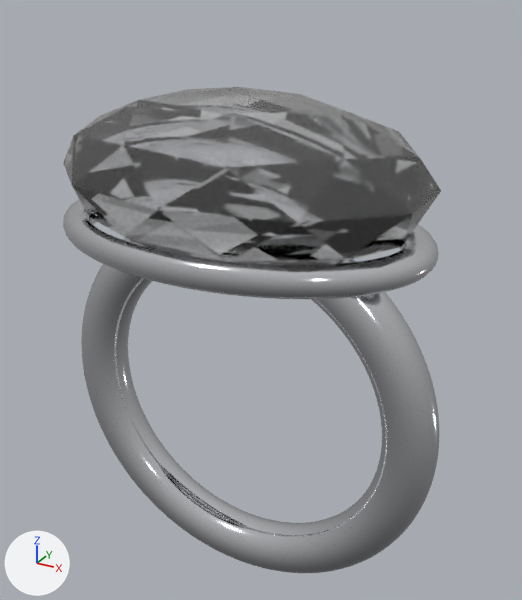
The glTF model site/ring.glb, before and after one commit.
The view is the same before and after, from a camera (50 mm lens) standing at (0.0172, -0.0291, 0.0207) and looking at (0.0006, 0.0011, 0.0056). Arrows for +X, +Y and +Z are at lower left; the lights stay in place. The older version comes first. Where no turn or scale is listed for an object, it has been applied to the vertices. Vertices at exactly the same position are counted once.

Before the edit, the objects in view are built like this:
```python
me_icosphere = bpy.data.meshes.new('Icosphere')
me_icosphere.from_pydata(...)  # an icosphere of 80 faces spanning x -0.0091..0.0091, y -0.0064..0.0064, z -0.0041..0.0041
me_icosphere.materials.append(mat_diamond)  # white #fcfdff
me_torus = bpy.data.meshes.new('Torus')
me_torus.from_pydata(...)  # 10240 vertices, 20480 faces; spans x -0.0107..0.0107, y -0.0107..0.0107, z -0.0014..0.0014
me_torus.materials.append(mat_whitegold)  # white #eaebef
me_torus_001 = bpy.data.meshes.new('Torus.001')
me_torus_001.from_pydata(...)  # 1024 vertices, 2048 faces; spans x -0.0097..0.0097, y -0.0065..0.0065, z -0.0007..0.0007
me_torus_001.materials.append(mat_whitegold)  # white #eaebef
ob_band = bpy.data.objects.new('Band', me_torus)
ob_band.location = (0.0, 0.0, 0.0)
ob_band.rotation_euler = (1.571, 0.0, 0.0)  # degrees (90, 0, 0)
ob_bezel = bpy.data.objects.new('Bezel', me_torus_001)
ob_bezel.location = (0.0, 0.0, 0.0096)
ob_centeroval = bpy.data.objects.new('CenterOval', me_icosphere)
ob_centeroval.location = (0.0, 0.0, 0.01228)
```
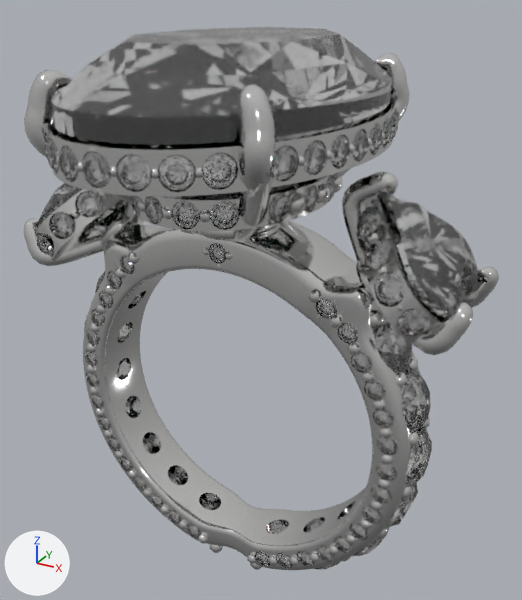
Location of each change, (x1, y1, x2, y2) in pixels of the pictures (522 x 600 px):
'CenterOval', deleted
    before: (63, 87, 441, 265)
'Shank', added
    after: (83, 221, 427, 570)
'Band', reshaped, moved, turned
    before: (81, 237, 439, 573)
    after: (84, 271, 432, 570)
'Diamond_Center_Oval', added
    after: (51, 27, 392, 148)
'Bezel', deleted
    before: (63, 199, 439, 299)
'CenterProngs', added
    after: (24, 53, 409, 242)
'Diamonds_Heart', added
    after: (36, 183, 481, 317)
'Diamonds_1.3mm', added
    after: (45, 107, 399, 192)
'GalleryRail', added
    after: (48, 96, 396, 197)
'Diamonds_1.0mm', added
    after: (85, 243, 398, 568)
'PaveBeads', added
    after: (49, 127, 439, 570)
'HeartProngs', added
    after: (23, 172, 499, 355)
'HeartRail', added
    after: (35, 189, 479, 343)
'Diamonds_1.4mm', added
    after: (37, 191, 473, 336)
'Diamonds_1.2mm', added
    after: (131, 172, 339, 229)
'LowerRail', added
    after: (135, 174, 335, 231)
'HeartBase', added
    after: (99, 214, 375, 300)
'BaseRing', added
    after: (197, 223, 279, 241)
part 1 of me_torus, deleted
    before: (81, 237, 439, 573)
part 2 of me_torus, added
    after: (84, 271, 432, 570)

Edits to the bpy script that builds the scene:
```text
Change me_torus:
    used by ob_band; location = (0.0, 0.0, 0.0); rotation_euler = (1.571, 0.0, 0.0), in degrees (90, 0, 0)
    remove me_torus.from_pydata(...)  # 10240 vertices, 20480 faces; spans x -0.0107..0.0107, y -0.0107..0.0107, z -0.0014..0.0014
    remove me_torus.materials.append(mat_whitegold)  # white #eaebef
    add me_torus.from_pydata(...)  # 1260 vertices, 2464 faces; spans x -10.2674..10.2674, y -1.5..1.5, z -10.0885..6.7115
    me_torus part 1: 10240 vertices removed from x -0.0107..0.0107, y -0.0107..0.0107, z -0.0014..0.0014
    me_torus part 2: 1260 vertices added at x -10.2674..10.2674, y -1.5..1.5, z -10.0885..6.7115
    add me_torus.materials.append(mat_diamond)  # white #ffffff
Change ob_band:
    add ob_band.parent = ob_ringroot
    ob_band.rotation_euler: (1.571, 0.0, 0.0) -> (0.0, 0.0, 0.0)  # degrees (90, 0, 0) -> degrees (0, 0, 0)
Remove ob_centeroval:
    ob_centeroval = bpy.data.objects.new('CenterOval', me_icosphere)
Remove ob_bezel:
    ob_bezel = bpy.data.objects.new('Bezel', me_torus_001)
Add ob_ringroot:
    ob_ringroot = bpy.data.objects.new('RingRoot', None)
    ob_ringroot.location = (0.0, 0.0, 0.0)
    ob_ringroot.scale = (0.001, 0.001, 0.001)
Add ob_shank:
    ob_shank = bpy.data.objects.new('Shank', me_shank)  # 13522 vertices, 27099 faces; spans x -0.0098..0.0098, y -0.0021..0.0021, z -0.0096..0.0101; in mat_whitegold18k (white #efefed)
    ob_shank.location = (0.0, 0.0, 0.0)
Add ob_pavebeads:
    ob_pavebeads = bpy.data.objects.new('PaveBeads', me_pavebeads)  # 5304 vertices, 9984 faces; spans x -0.0106..0.0106, y -0.0099..0.0099, z -0.0105..0.0148; in mat_whitegold18k (white #efefed)
    ob_pavebeads.location = (0.0, 0.0, 0.0)
Add ob_lowerrail:
    ob_lowerrail = bpy.data.objects.new('LowerRail', me_lowerrail)  # 2216 vertices, 4496 faces; spans x -0.0043..0.0043, y -0.0058..0.0058, z 0.01135..0.01265; in mat_whitegold18k (white #efefed)
    ob_lowerrail.location = (0.0, 0.0, 0.0)
Add ob_heartrail:
    ob_heartrail = bpy.data.objects.new('HeartRail', me_heartrail)  # 3156 vertices, 6400 faces; spans x -0.0113..0.0113, y -0.0033..0.0033, z 0.0067..0.0125; in mat_whitegold18k (white #efefed)
    ob_heartrail.location = (0.0, 0.0, 0.0)
Add ob_heartprongs:
    ob_heartprongs = bpy.data.objects.new('HeartProngs', me_heartprongs)  # 1812 vertices, 3600 faces; spans x -0.012..0.012, y -0.0031..0.0031, z 0.0067..0.0133; in mat_whitegold18k (white #efefed)
    ob_heartprongs.location = (0.0, 0.0, 0.0)
Add ob_heartbase:
    ob_heartbase = bpy.data.objects.new('HeartBase', me_heartbase)  # 800 vertices, 1600 faces; spans x -0.0085..0.0085, y -0.0014..0.0014, z 0.0074..0.0096; in mat_whitegold18k (white #efefed)
    ob_heartbase.location = (0.0, 0.0, 0.0)
Add ob_galleryrail:
    ob_galleryrail = bpy.data.objects.new('GalleryRail', me_galleryrail)  # 3816 vertices, 7760 faces; spans x -0.0067..0.0067, y -0.0099..0.0099, z 0.0138..0.0155; in mat_whitegold18k (white #efefed)
    ob_galleryrail.location = (0.0, 0.0, 0.0)
Add ob_diamonds_heart:
    ob_diamonds_heart = bpy.data.objects.new('Diamonds_Heart', me_diamonds_heart)  # 284 vertices, 560 faces; spans x -0.0114..0.0114, y -0.003..0.003, z 0.0081..0.0125; in mat_diamond (white #ffffff)
    ob_diamonds_heart.location = (0.0, 0.0, 0.0)
Add ob_diamonds_1_4mm:
    ob_diamonds_1_4mm = bpy.data.objects.new('Diamonds_1.4mm', me_diamonds_1_4mm)  # 1276 vertices, 2464 faces; spans x -0.0112..0.0112, y -0.0035..0.0035, z 0.0068..0.0117; in mat_diamond (white #ffffff)
    ob_diamonds_1_4mm.location = (0.0, 0.0, 0.0)
Add ob_diamonds_1_3mm:
    ob_diamonds_1_3mm = bpy.data.objects.new('Diamonds_1.3mm', me_diamonds_1_3mm)  # 1856 vertices, 3584 faces; spans x -0.0068..0.0068, y -0.01..0.01, z 0.014..0.0153; in mat_diamond (white #ffffff)
    ob_diamonds_1_3mm.location = (0.0, 0.0, 0.0)
Add ob_diamonds_1_2mm:
    ob_diamonds_1_2mm = bpy.data.objects.new('Diamonds_1.2mm', me_diamonds_1_2mm)  # 928 vertices, 1792 faces; spans x -0.00443..0.00443, y -0.00594..0.00594, z 0.0114..0.0126; in mat_diamond (white #ffffff)
    ob_diamonds_1_2mm.location = (0.0, 0.0, 0.0)
Add ob_diamonds_1_0mm:
    ob_diamonds_1_0mm = bpy.data.objects.new('Diamonds_1.0mm', me_diamonds_1_0mm)  # 3596 vertices, 6944 faces; spans x -0.0094..0.0094, y -0.0022..0.0022, z -0.0091..0.0096; in mat_diamond (white #ffffff)
    ob_diamonds_1_0mm.location = (0.0, 0.0, 0.0)
Add ob_diamond_center_oval:
    ob_diamond_center_oval = bpy.data.objects.new('Diamond_Center_Oval', me_diamond_center_oval)  # 186 vertices, 368 faces; spans x -0.0064..0.0064, y -0.0096..0.0096, z 0.0104..0.0186; in mat_diamond (white #ffffff)
    ob_diamond_center_oval.location = (0.0, 0.0, 0.0)
Add ob_centerprongs:
    ob_centerprongs = bpy.data.objects.new('CenterProngs', me_centerprongs)  # 1744 vertices, 3472 faces; spans x -0.0057..0.0056, y -0.0079..0.0079, z 0.0097..0.0175; in mat_whitegold18k (white #efefed)
    ob_centerprongs.location = (0.0, 0.0, 0.0)
Add ob_basering:
    ob_basering = bpy.data.objects.new('BaseRing', me_basering)  # 640 vertices, 1280 faces; spans x -0.00195..0.00195, y -0.00265..0.00265, z 0.00982..0.01068; in mat_whitegold18k (white #efefed)
    ob_basering.location = (0.0, 0.0, 0.0)
```
